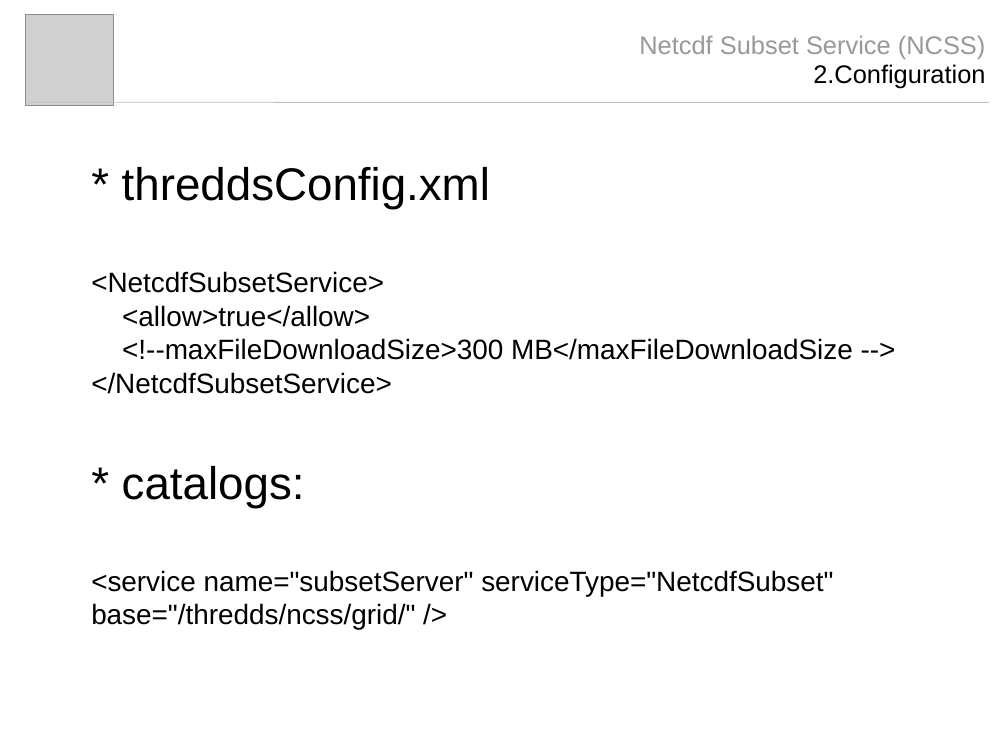
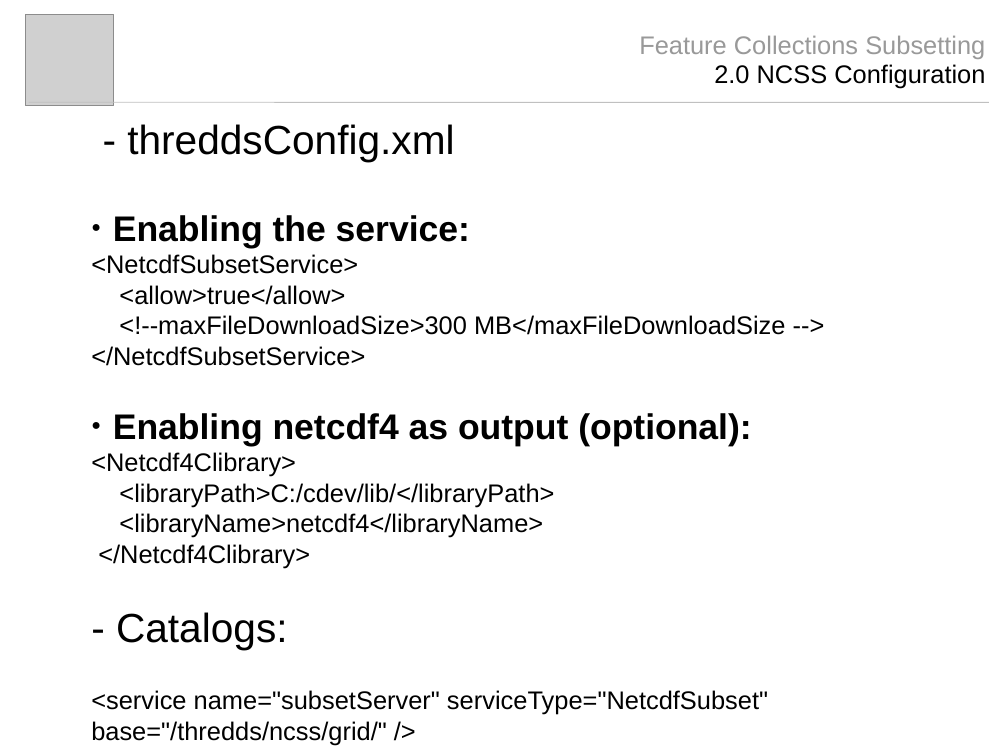
Before and after one commit to Unidata/thredds, a slide deck: slide 5 of docs/web/thredds/tech/tds4.3/reference/ncss/NCSS_4_3.odp (slide 3 before the commit). Drawn at 1008x756 pixels with LibreOffice and Linux fonts; fonts in the diff are those of the drawing; grey boxes stand for pictures. Boxes give left, top, right and bottom in pixels: in the first picture for what was removed or moved away, otherwise in the second. Text is boxed around its words. In the diff, an @@ line names an element or a change of style, - is before the commit and + after.

```diff
--- a/docs/web/thredds/tech/tds4.3/reference/ncss/NCSS_4_3.odp
+++ b/docs/web/thredds/tech/tds4.3/reference/ncss/NCSS_4_3.odp
@@ text at [639, 35, 985, 88]: text changed @@
-Netcdf Subset Service (NCSS)
-2.Configuration
+Feature Collections Subsetting
+2.0 NCSS Configuration
@@ text "- threddsConfig.xml": place and size @@
-text "- threddsConfig.xml" at [91, 167, 853, 630]
+text "- threddsConfig.xml" at [91, 124, 786, 745]
@@ text at [113, 124, 470, 248]: text changed; size 36 to 28 pt; bold on @@
-* threddsConfig.xml
+- threddsConfig.xml
+● Enabling the service:
@@ text at [91, 254, 786, 745]: size 22 to 20 pt in "<NetcdfSubsetService>", "<allow>true</allow>", "<!--maxFileDownloadSize>300 MB</maxFileDownloadSize -->", "</NetcdfSubsetService>" and 1 more places @@
@@ text at [91, 413, 751, 650]: text changed; size 36 to 20 pt @@
-* catalogs:
+● Enabling netcdf4 as output (optional):
+<Netcdf4Clibrary>
+<libraryPath>C:/cdev/lib/</libraryPath>
+<libraryName>netcdf4</libraryName>
+</Netcdf4Clibrary>
+- Catalogs:
```
Also in this commit, not shown: 10 other slides changed, 12 slides added, 2 slides removed, 2 other files.
